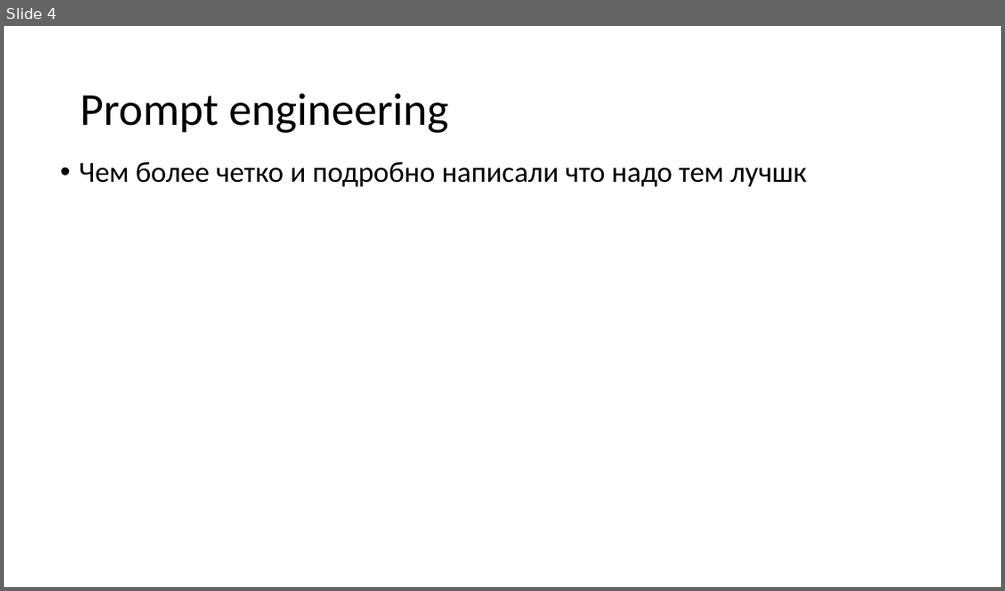
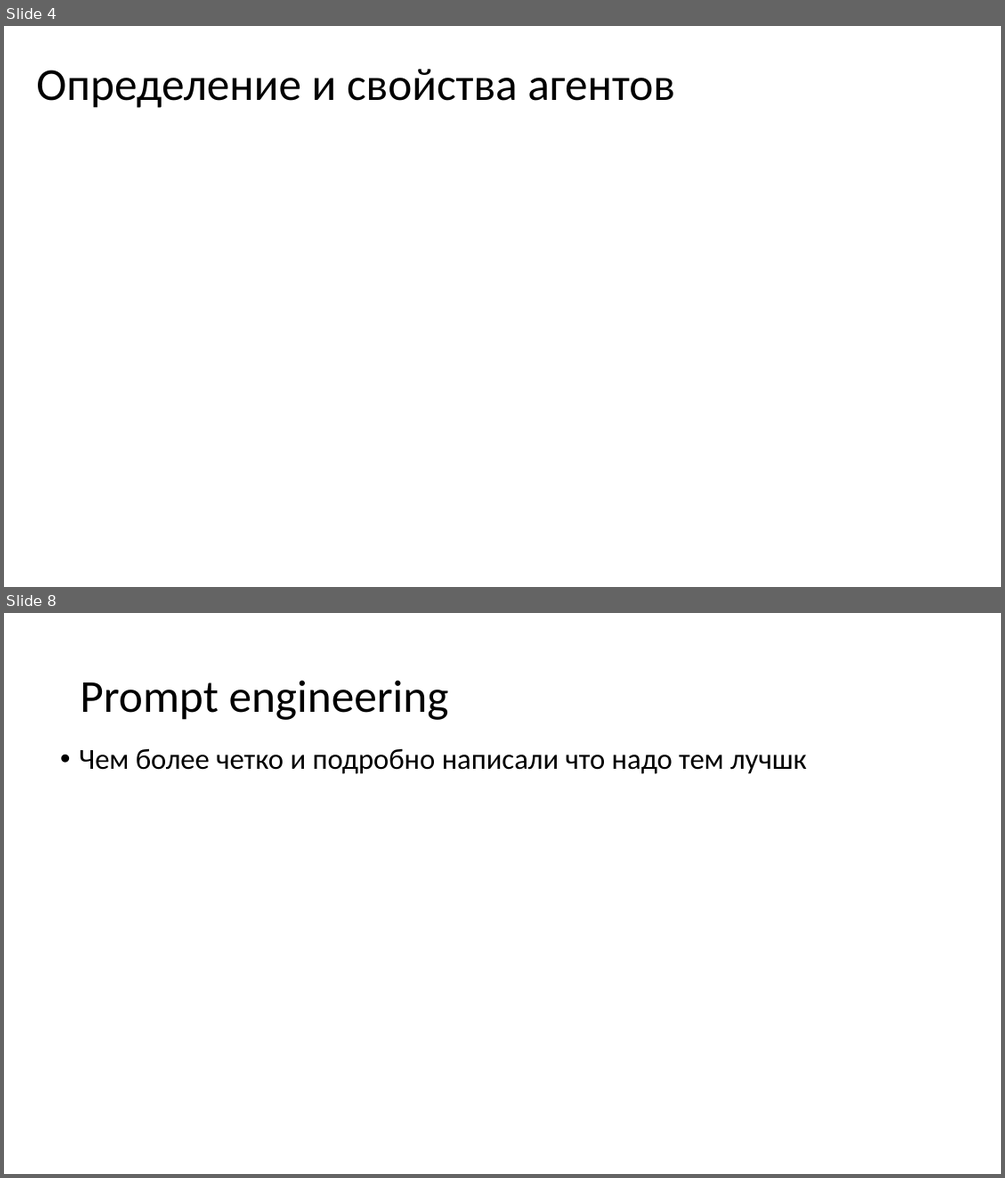
Before and after one commit to MVRonkin/MLSystemDesignCourse, a slide deck: 2026/agentic work.pptx. Shown one above the other, each under a label of ours: slide 4 before the commit, slides 4 and 8 after it; the slides between them are not shown. The pictures are 1005x591 and 1005x1178 pixels, drawn with LibreOffice and Linux fonts; fonts in the diff are those of the drawing. Boxes give left, top, right and bottom in pixels: in the first picture for what was removed or moved away, otherwise in the second. Text is boxed around its words. In the diff, an @@ line names an element or a change of style, - is before the commit and + after.

```diff
--- a/2026/agentic work.pptx
+++ b/2026/agentic work.pptx
@@ slide 4 added at (x1=4, y1=26, x2=1001, y2=587), background #FFFFFF @@
@@ title added at (x1=36, y1=69, x2=675, y2=108), 44 pt, text #000000 @@
+Определение и свойства агентов
@@ what was slide 4 is now slide 8 @@
```
Also in this commit, not shown: 2 slides changed, 15 other slides added.
